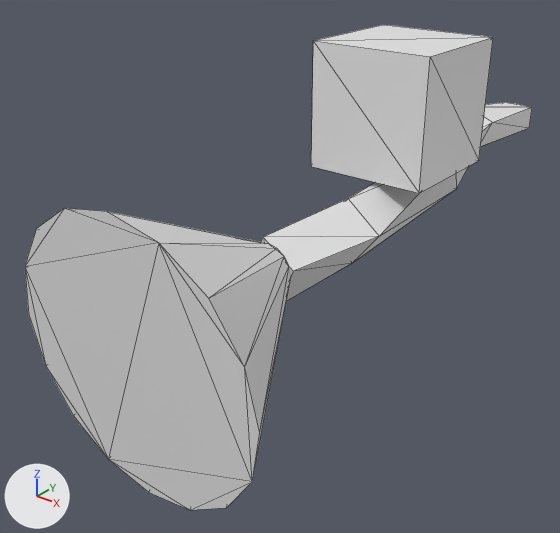
The glTF model public/broom.glb as it was, and as the next commit left it.
Both versions are drawn from a 50 mm camera at (2.34, -3.31, 1.67) aimed at (0.14, -0.56, -0.04). The lights are fixed; the arrows at lower left show +X, +Y and +Z. Mesh edges are drawn as thin lines. Vertices at the same position are counted once.

In view in the first picture: 'Broom', 'Character'.
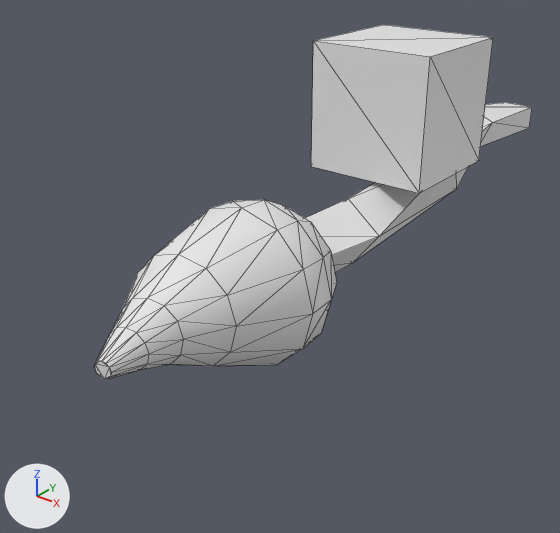
Commit message: Update broom

Location of each change, (x1, y1, x2, y2) in pixels of the pictures (560 x 533 px):
'Broom', reshaped
    before: (25, 102, 532, 510)
    after: (306, 102, 532, 273)
'Bristles', added
    after: (95, 200, 337, 379)
part 1 of me_cube_036, deleted
    before: (25, 208, 291, 510)

Edits to the bpy script that builds the scene:
```text
Change me_cube_036:
    where me_cube_036.from_pydata(...)  # 52 vertices, 96 faces; spans x -0.62..0.62, y -1.82..1.65, z -0.74..0.49
    used by ob_broom; location = (0.423, 0.0, 0.233)
    me_cube_036 part 1: the loose piece of 32 vertices spanning x -0.62..0.62, y -1.82..-0.98, z -0.74..0.49 is deleted
Add me_cylinder_005:
    me_cylinder_005.from_pydata(...)  # 96 vertices, 188 faces; spans x -0.358..0.36, y -1.93..-0.877, z -0.416..0.298
Add ob_bristles:
    ob_bristles = bpy.data.objects.new('Bristles', me_cylinder_005)
    ob_bristles.location = (0.423, 0.0, 0.233)
```
